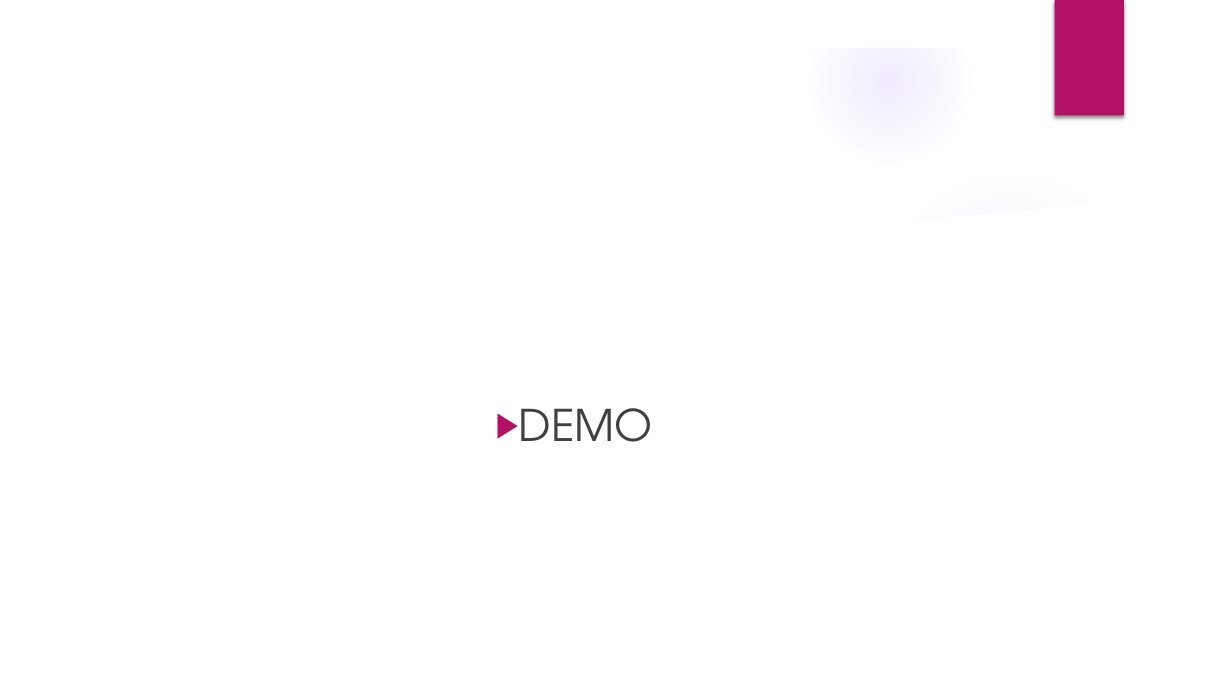
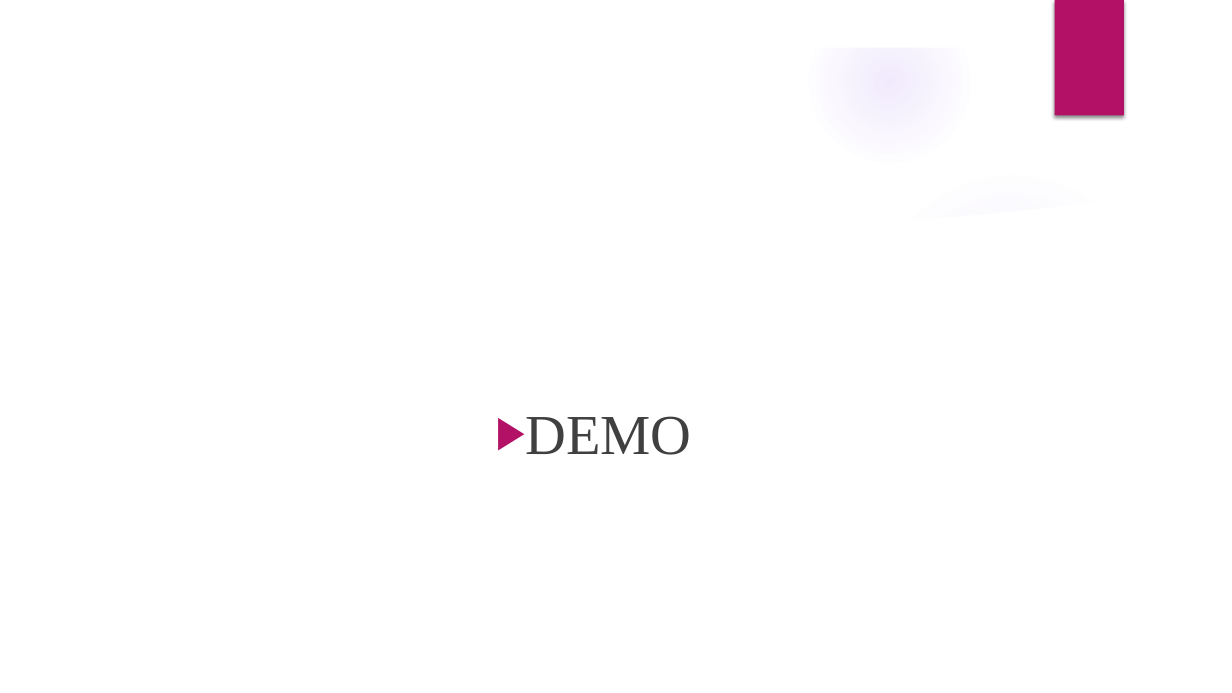
Before and after one commit to ThiinhUET/WDP-project, a slide deck: slide 7 of docs/WDP_Presentation.pptx. Drawn at 1232x693 pixels with LibreOffice and Linux fonts; fonts in the diff are those of the drawing; background and template pictures are left out. Boxes give left, top, right and bottom in pixels: in the first picture for what was removed or moved away, otherwise in the second. Text is boxed around its words. In the diff, an @@ line names an element or a change of style, - is before the commit and + after.

```diff
--- a/docs/WDP_Presentation.pptx
+++ b/docs/WDP_Presentation.pptx
@@ text "DEMO" at (525,416,691,455): size 34 to 44 pt, font TeX Gyre Adventor to Times New Roman @@
```
Also in this commit, not shown: 5 other slides changed, 1 slide added, 1 slide removed, 1 other file.
